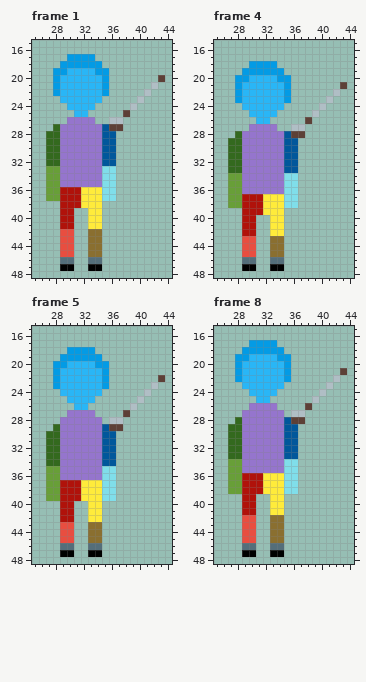
One commit to this pixel-art file: The Fallen Guardian/Assets/Art/Characters/Player/Idle/Player_Idle_Down.aseprite. Above: the version before the commit.
64x64 pixels, 8 frames. Shown: frame 1: x 25..44, y 15..48; frame 4: x 25..44, y 15..48; frame 5: x 25..44, y 15..48; frame 8: x 25..44, y 15..48. The commit also changed other frames, which this record leaves out.
The result:
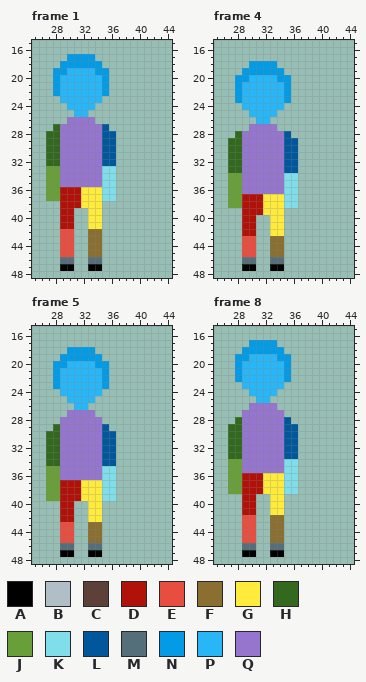
Palette (. is transparent): A #000000  B #b0bec5  C #5d4037  D #b0120a  E #e84e40  F #8a6f30  G #ffeb3b  H #33691e  J #689f38  K #80deea  L #01579b  M #546e7a  N #039be5  P #29b6f6  Q #9575cd
What changed:
layer "Weapons/Club" now hidden
Frame 1:
Colour B is removed in row 21 at x 42; in row 22 at x 41; in row 23 at x 40; in row 24 at x 39; in row 26 at x 36 to 37.
Colour C is removed in row 20 at x 43; in row 25 at x 38; in row 27 at x 36 to 37.
Frame 4:
Colour B is removed in row 22 at x 42; in row 23 at x 41; in row 24 at x 40; in row 25 at x 39; in row 27 at x 36 to 37.
Colour C is removed in row 21 at x 43; in row 26 at x 38; in row 28 at x 36 to 37.
Frame 5:
Colour B is removed in row 23 at x 42; in row 24 at x 41; in row 25 at x 40; in row 26 at x 39; in row 28 at x 36 to 37.
Colour C is removed in row 22 at x 43; in row 27 at x 38; in row 29 at x 36 to 37.
Frame 8: the same change as frame 4
